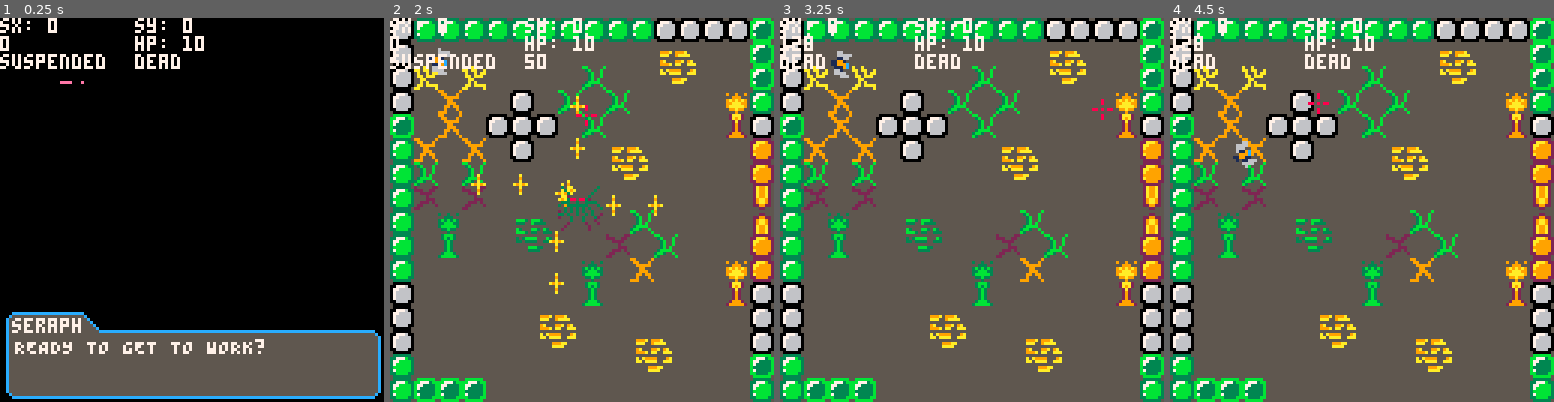
Above: before the commit, frames 1-4 (left to right).
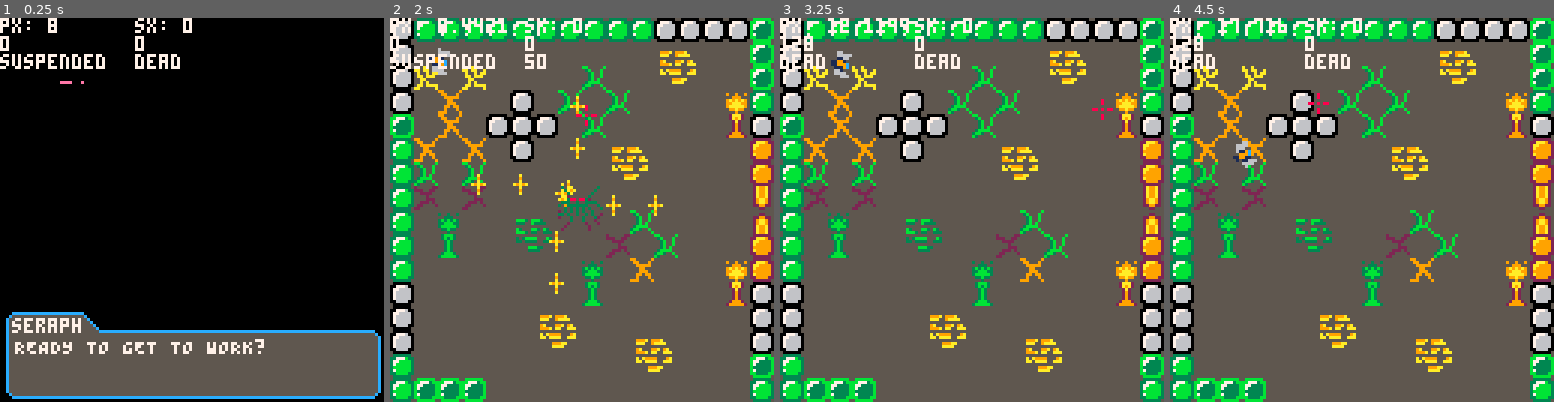
Above: after the commit, the same moments.

Repository: kbrewington/Negation
Game: PICO-8 cartridge negation.p8
Same seed, same stepped clock (60 frames per second), same inputs: the game is played once before the commit and once after it.
Inputs (mouse positions are in pixels of both pictures, inside the frame that each line leads up to):
- Up to frame 1 (0.25 s): no input
- Up to frame 2 (2 s): tap O (Z key) at 0.33, 0.7, 1.43 s; click (459, 121) at 0.67 s; tap X (X key) at 1.07 s; click (520, 267) at 1.22 s; click (585, 114) at 1.77 s; hold Left from 1.97 s (still down)
- Up to frame 3 (3.25 s): tap X (X key) every 0.33 s from 2.07 to 3.07 s; tap O (Z key) at 2.22, 3.1 s; click (1037, 259) at 2.32 s; release Left at 2.37 s; hold Down 2.42-2.82 s; click (1102, 106) at 2.87 s; hold Right from 2.87 s (still down)
- Up to frame 4 (4.5 s): tap X (X key) every 0.33 s from 3.4 to 4.4 s; click (1254, 256) at 3.42 s; release Right at 3.53 s; hold Up 3.58-4.08 s; click (1315, 102) at 3.97 s; tap O (Z key) at 3.98 s; hold Right from 4.13 s (still down)

The runs differ from the first frame. In frame 1, 0.3% of the frame differs, in the area x 0-54%, y 0-9%; in frame 2, 0.4%; in frame 3, 0.5%; in frame 4, 0.5%.

Commit message:
Worked more on level transistion function. Bug currently is if player.x > 50 after boss, moves player.x to 50. Fix being worked on.

Diff:
--- a/negation.p8
+++ b/negation.p8
@@ -269,12 +269,14 @@
 -------------------------------- helper functions ------------------------------
 --------------------------------------------------------------------------------
 function debug()
-  print("sx: " .. map_.sx, 0, 0, 7)
-  print("sy: " .. map_.sy, 45, 0, 7)
-
-  print(map_.border.right + map_.sx - 120, 0, 6, 7)
+  print("px: " .. player.x, 0, 0, 7)
+  print("sx: " .. map_.sx, 45, 0, 7)
+  local map_right = map_.border.right + map_.sx - 120
+  local map_left = map_.border.left + map_.sx
+  print(map_right, 0, 6, 7)
   --print("mem: ".. stat(0), 45, 6, 7)
-  print("hp: ".. player.health, 45, 6, 7)
+  --print("hp: ".. player.health, 45, 6, 7)
+  print(map_left, 45, 6, 7)
 
   -- stat(33) = y stat(32) = x
   print(costatus(game), 0, 12, 7)
@@ -580,32 +582,34 @@
 
 function screentransaction()
   local map_right = map_.border.right + map_.sx - 120
-
-  if player.x > 51 and map_right != 0 then
-    map_.sx -= 1
-    player.x -= 1
-
-  elseif map_right != 0  and player.x > 50 and map_.sx > 128 - map_.border.right then
-    map_.sx = flr(map_.sx + player.current_speed * sin((player.angle - player.turn) / 360))
+  local map_left = map_.border.left + map_.sx
+
+  --when to transistion
+  if map_.sx < -78 and map_.sy == 0 then move_map = true end
+
+  --if player.x > 50 and map_right > 0 then
+    --map_.sx -= 1
+    --player.x -= 1
+
+  --follow player if not all the way left, not all the way right, and player.x == 50
+  if map_right > 0 and (player.x > 50 or map_left < 0) and not move_map then
+    map_.sx = map_.sx + player.current_speed * sin((player.angle - player.turn) / 360)
     player.x = 50
   end
 
-  --player.y = player.y - player.current_speed * cos((player.angle - player.turn) / 360)
-
-  if map_.sx == -78 and map_right != 0 then move_map = true end
-
-  -- if map_.sx == next transition then move_map = true end
-
-
+  --if hit transistion trigger from above, move the map to center on new level
   if move_map then
-    if map_right != 0 then
-      wait.controls = true
-      map_.sx -= 1
-      player.x -= 1
+    if map_right > 0 then
+      map_.sx = flr(map_.sx) --reset so map lines up nicely
+      player.x -= 1 --move player sprite back along with
+      map_.sx -= 1 --moving map
+      wait.controls = true --pause player controls
     else
       move_map = nil
-      wait.controls = false
-      screen_transaction = false
+      wait.controls = false --resume player controls
+      screen_transaction = false --stop doing this functions checks
+      map_.sx = 120 - map_.border.right --make the new map bounds the new level
+      map_.border.left += 128
     end
   end
 end
@@ -1158,8 +1162,10 @@
 
   if drawdialog then dialog_seraph(seraph) end
 
-  if ((time() - player.last_hit) < player.immune_time) then
+  if (abs(time() - player.last_hit) < player.immune_time) then
     camera(cos((time()*1000)/3), cos((time()*1000)/2))
+  else
+    camera()
   end
   -- skilltree()
   debug() -- always on bottom
